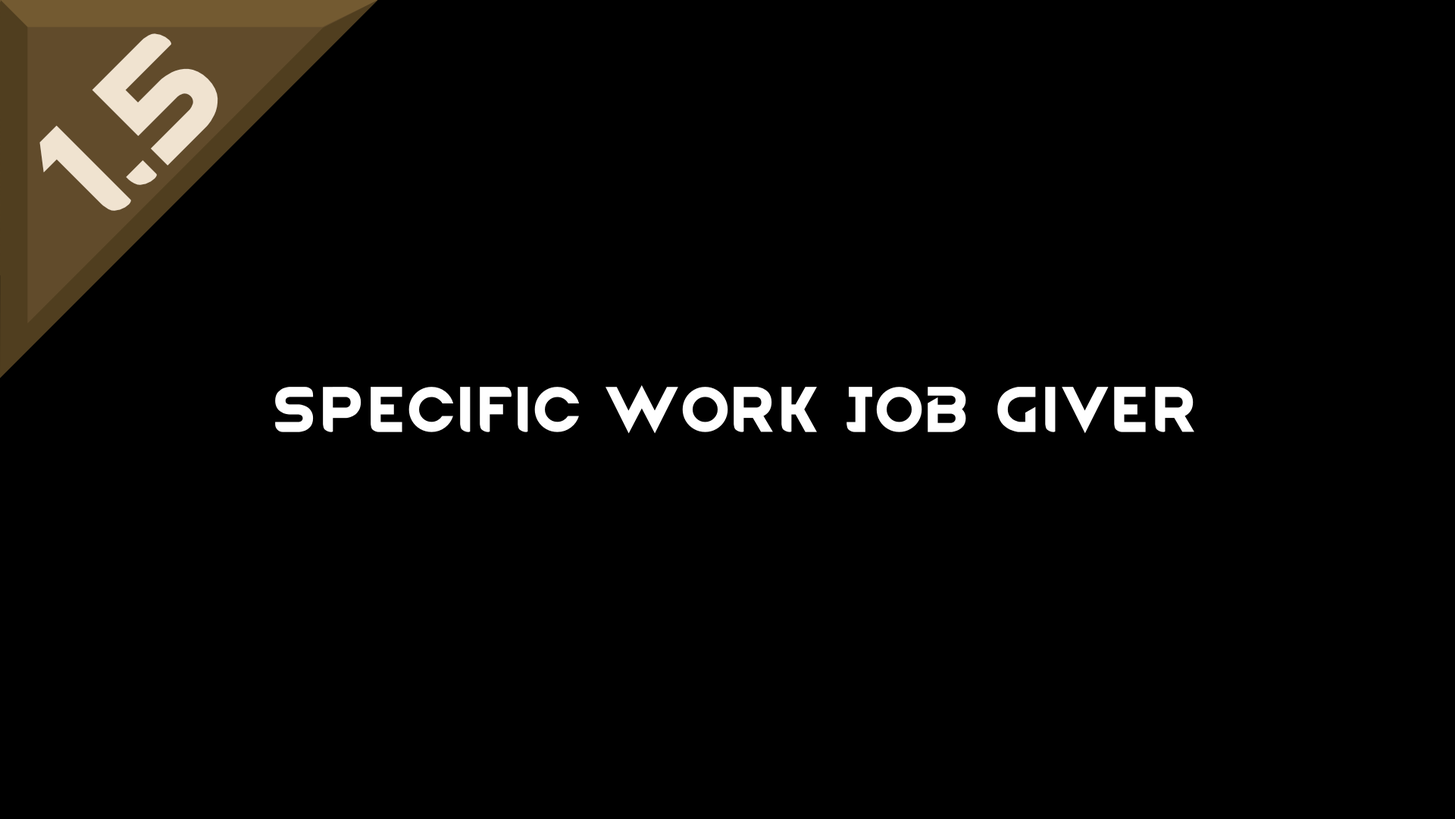
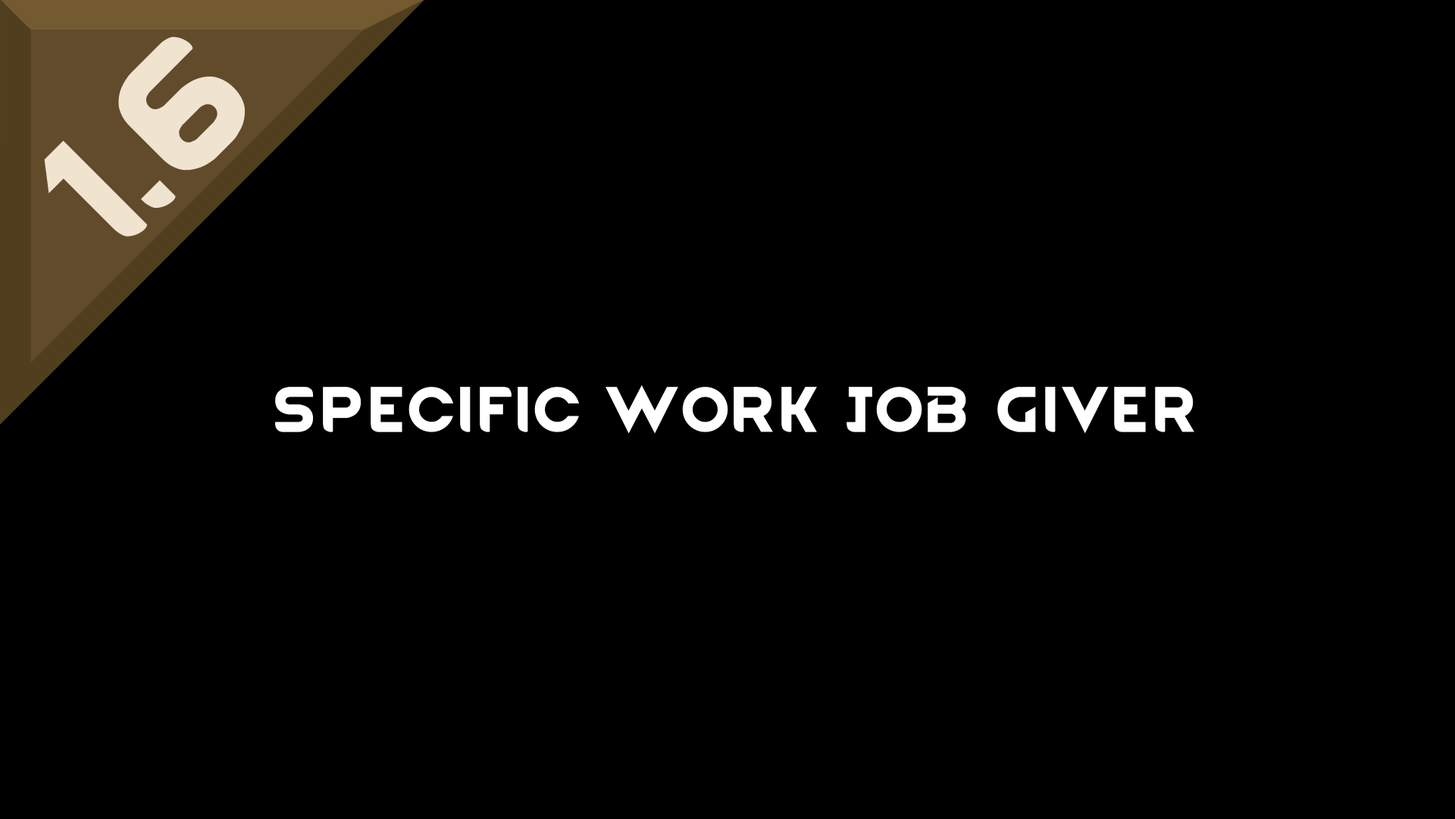
Layer changes from the first 1455 × 819 image to the second:
painted on "Paint Layer 3 (pasted)" over [0, 0, 425, 411]
painted on "1.4.png" over [0, 0, 331, 332]
painted on "Background" over [0, 0, 425, 425]
